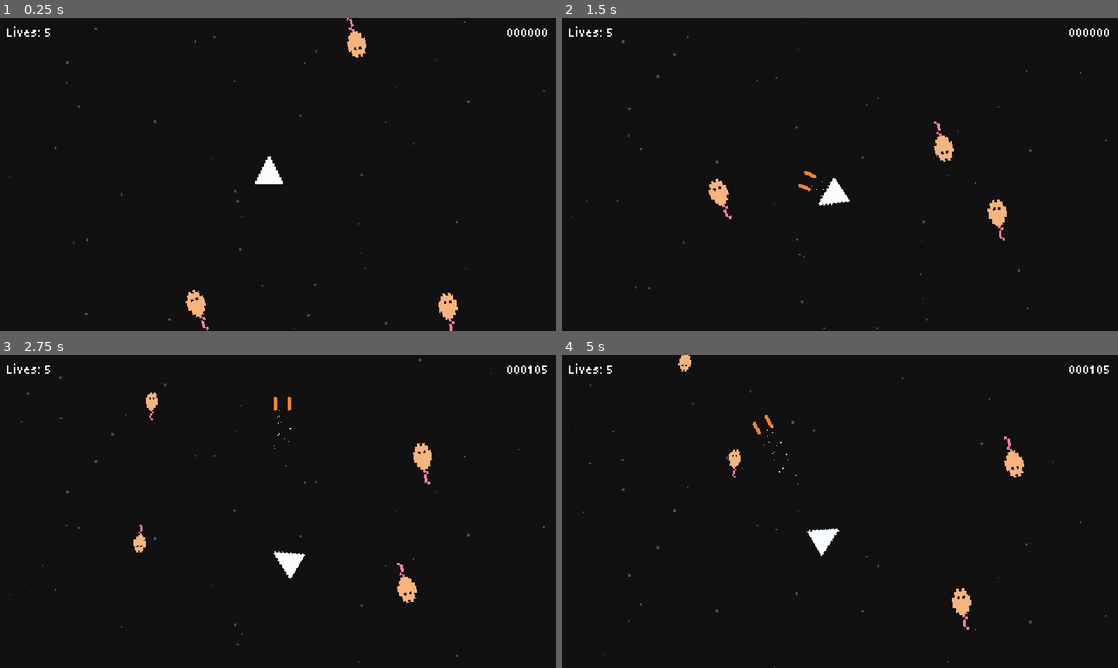
Above: before the commit, frames 1-4 (two rows, left to right).
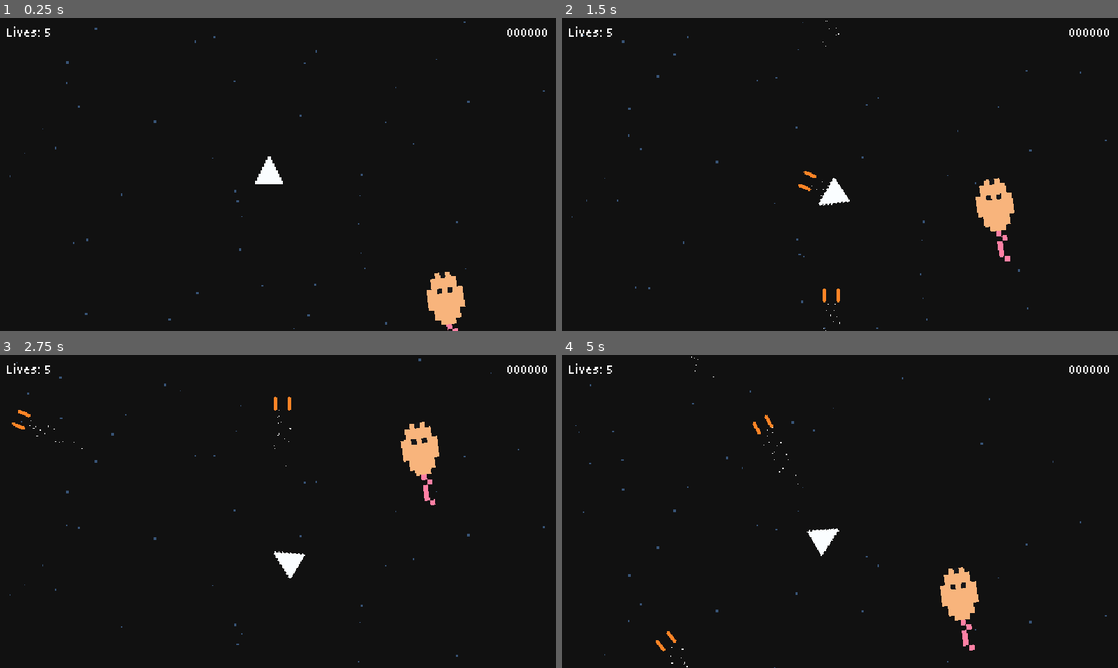
Above: after the commit, the same moments.

Repository: problem-18-dev/cheese-chasers
Game: Godot game, scene res://scenes/main.tscn
The game is run twice, just before and just after one commit, with the same random seed, the same clock (stepped at 60 frames per second) and the same inputs.
Inputs:
- Up to frame 1 (0.25 s): no input
- Up to frame 2 (1.5 s): tap Enter at 0.5 s; hold D (turn_right) 0.53-1.28 s; hold Space (shoot) 0.53-1.28 s; hold A (turn_left) from 1.28 s (still down); tap Space (shoot) at 1.35 s
- Up to frame 3 (2.75 s): release A (turn_left) at 2.03 s; hold D (turn_right) from 2.03 s (still down); hold Space (shoot) from 2.03 s (still down)
- Up to frame 4 (5 s): release D (turn_right) at 2.78 s; release Space (shoot) at 2.78 s; hold Up (move_forward) 2.78-3.53 s; tap Space (shoot) at 2.85, 4.35 s; hold Space (shoot) 3.53-4.28 s; hold A (turn_left) from 3.53 s (still down)

The runs differ from the first frame. In frame 1, 1.1% of the frame differs, in the area x 33-84%, y 0-100%; in frame 2, 1.2%, in the area x 26-82%, y 0-100%; in frame 3, 1.2%; in frame 4, 1.2%.

Commit message:
feat: gameplay loop & particles

Diff:
--- a/scenes/base_level/base_level.gd
+++ b/scenes/base_level/base_level.gd
@@ -3,6 +3,7 @@
 
 @export_category("Level")
 @export var start_mice := 3
+@export var start_mice_scale := 3
 
 var _score := 0
 
@@ -12,12 +13,19 @@
 @onready var _mice: Node = $Mice
 @onready var shake_camera_2d: Camera2D = $ShakeCamera2D
 @onready var hud: CanvasLayer = $HUD
+@onready var _total_mice := start_mice
 
 
 func _ready() -> void:
 	_spawn_player()
 	_spawn_mice()
 
+
+func _process(_delta: float) -> void:
+	var mice_in_game := _mice.get_child_count()
+	if mice_in_game <= 0:
+		_total_mice += 1
+		_spawn_mice()
 
 func _spawn_player() -> void:
 	var player := _player_scene.instantiate()
@@ -27,7 +35,7 @@
 
 
 func _spawn_mice() -> void:
-	for i in start_mice:
+	for i in _total_mice:
 		var mouse := _mouse_scene.instantiate()
 
 		# Position
@@ -42,7 +50,7 @@
 		# Spawn
 		mouse.hit.connect(_on_mouse_hit)
 		mouse.score_added.connect(_add_score)
-		mouse.start(position, direction, 3)
+		mouse.start(position, direction, start_mice_scale)
 		_mice.add_child(mouse)
 
 
--- a/scenes/base_level/base_level.tscn
+++ b/scenes/base_level/base_level.tscn
@@ -24,6 +24,7 @@
 
 [node name="BaseLevel" type="Node" unique_id=539995243]
 script = ExtResource("1_k2up0")
+start_mice = 1
 
 [node name="HUD" parent="." unique_id=440610771 instance=ExtResource("2_jlp5g")]
 
--- a/scenes/mouse/mouse.gd
+++ b/scenes/mouse/mouse.gd
@@ -29,16 +29,17 @@
 	var new_rotation := Vector2.UP.angle_to(_direction)
 	sprite_2d.rotate(new_rotation)
 	collision_shape_2d.rotate(new_rotation)
-	_scale_up()
+	_change_scale(_scale)
+	_spawn_animation()
 
 
-func start(start_position: Vector2, start_direction: Vector2, start_scale: int) -> void:
-	_change_size(start_scale)
+func start(start_position: Vector2, start_direction: Vector2, new_scale: int) -> void:
 	var speed := randf_range(min_speed, max_speed)
 
 	position = start_position
 	linear_velocity = start_direction * speed
 	_direction = start_direction
+	_scale = new_scale
 
 
 func take_damage(run_from = null) -> void:
@@ -49,8 +50,6 @@
 	sprite_2d.hide()
 	collision_shape_2d.set_deferred("disabled", true)
 	gpu_particles_2d.emitting = true
-	await gpu_particles_2d.finished
-	queue_free()
 
 
 func _add_score() -> void:
@@ -58,22 +57,28 @@
 	score_added.emit(score_to_add)
 
 
-func _change_size(start_scale: int) -> void:
-	assert(start_scale > 0, "Starting scale for mouse is invalid.")
+func _change_scale(new_scale: int) -> void:
+	assert(new_scale > 0, "Starting scale for mouse is invalid.")
 
-	# Create new shape
-	var old_shape: Vector2 = $CollisionShape2D.shape.size
-	var new_shape := RectangleShape2D.new()
-	new_shape.size = Vector2(old_shape.x * start_scale, old_shape.y * start_scale)
-	$CollisionShape2D.set_deferred("shape", new_shape)
+	# Scale shape
+	var old_shape: CapsuleShape2D = collision_shape_2d.shape
+	var new_shape := CapsuleShape2D.new()
+	new_shape.radius = old_shape.radius * new_scale
+	new_shape.height = old_shape.height * new_scale
+	collision_shape_2d.set_deferred("shape", new_shape)
 
 	# Scale texture
-	$Sprite2D.apply_scale(Vector2(start_scale, start_scale))
+	sprite_2d.apply_scale(Vector2(new_scale, new_scale))
 
-	_scale = start_scale
+	# Scale particles
+	gpu_particles_2d.apply_scale(Vector2(new_scale, new_scale))
 
 
-func _scale_up() -> void:
-	sprite_2d.scale = Vector2.ONE * (_scale - 1)
+func _spawn_animation() -> void:
 	var tween := create_tween()
-	tween.tween_property(sprite_2d, "scale", Vector2.ONE * _scale, 0.2)
+	tween.tween_property(sprite_2d, "scale", Vector2(2, 2) * _scale, 0.2)
+
+
+func _on_gpu_particles_2d_finished() -> void:
+	print("Mouse died!", self)
+	queue_free()
--- a/scenes/mouse/mouse.tscn
+++ b/scenes/mouse/mouse.tscn
@@ -31,8 +31,9 @@
 scale_curve = SubResource("CurveTexture_w3nqw")
 color_ramp = SubResource("GradientTexture1D_6vcub")
 
-[sub_resource type="RectangleShape2D" id="RectangleShape2D_lrwgp"]
-size = Vector2(7.5, 12)
+[sub_resource type="CapsuleShape2D" id="CapsuleShape2D_lrwgp"]
+radius = 7.0
+height = 32.0
 
 [node name="Mouse" type="RigidBody2D" unique_id=1683578551 groups=["mice"]]
 collision_layer = 2
@@ -50,10 +51,13 @@
 process_material = SubResource("ParticleProcessMaterial_xge16")
 
 [node name="CollisionShape2D" type="CollisionShape2D" parent="." unique_id=1383736863]
-position = Vector2(0, -2)
-shape = SubResource("RectangleShape2D_lrwgp")
+position = Vector2(-0.5, 0)
+shape = SubResource("CapsuleShape2D_lrwgp")
 
 [node name="Sprite2D" type="Sprite2D" parent="." unique_id=1773987172]
 texture_filter = 1
 position = Vector2(0.5, 0)
+scale = Vector2(2, 2)
 texture = ExtResource("1_61wxo")
+
+[connection signal="finished" from="GPUParticles2D" to="." method="_on_gpu_particles_2d_finished"]
--- a/scenes/projectile/projectile.gd
+++ b/scenes/projectile/projectile.gd
@@ -5,9 +5,17 @@
 @export_category("Properties")
 @export var speed := 200.0
 
+@onready var screen_size: Vector2
+
+
+func _ready() -> void:
+	screen_size = get_viewport_rect().size
+
 
 func _physics_process(delta: float) -> void:
 	position += Vector2.UP.rotated(rotation) * speed * delta
+	position.x = wrapf(position.x, 0, screen_size.x)
+	position.y = wrapf(position.y, 0, screen_size.y)
 
 
 func start(start_position: Vector2, start_rotation: float) -> void:
